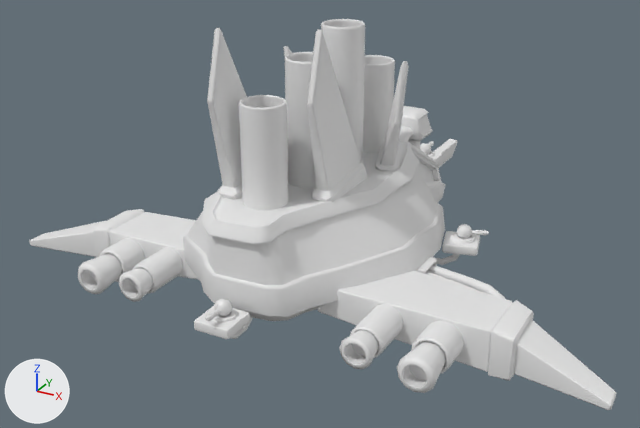
An edit to the FBX model SpacePiratesProject/Assets/FBX/SM_ShipShell_003.fbx, drawn before and after from the same camera.
Camera for both pictures: a 50 mm lens placed at (36.2, -67.3, 37.1), pointed at (-2.4, 3.0, 1.9). Every picture has the same lights, and +X, +Y and +Z are marked at lower left. Where no turn or scale is listed for an object, it has been applied to the vertices. Vertices at the same position are counted once.

The first picture shows 'SM_ShipShell_Roof', 'SM_ShipShell_Wings_Holo', 'SM_Shipshell_Body'.
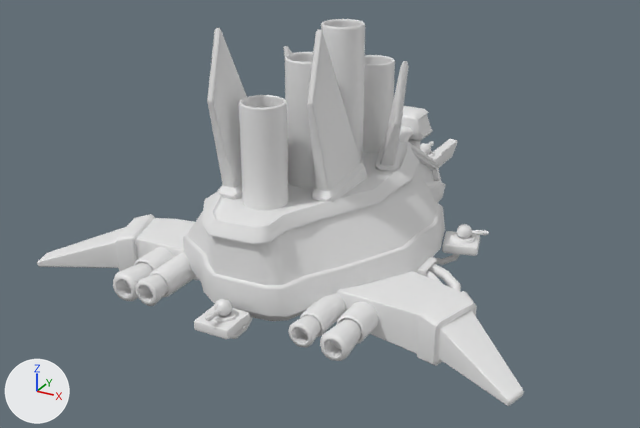
Commit message: Fixed ShipShell_003 - Jordan

Location of each change, (x1, y1, x2, y2) in pixels of the pictures (640 x 428 px; the box of a moved part takes in the faces that stretch with it):
```json
{"object": "SM_ShipShell_Wings_Holo", "change": "reshaped, moved", "before": [29, 139, 616, 410], "after": [37, 139, 524, 406], "on screen": "17% narrower"}
{"part": 1, "of": "me_mesh", "change": "moved or reshaped", "before": [350, 304, 403, 358], "after": [336, 301, 379, 344]}
{"part": 2, "of": "me_mesh", "change": "moved or reshaped", "before": [397, 341, 446, 393], "after": [320, 318, 362, 361]}
{"part": 3, "of": "me_mesh", "change": "moved or reshaped", "before": [132, 247, 183, 294], "after": [300, 294, 346, 337]}
{"part": 4, "of": "me_mesh", "change": "moved or reshaped", "before": [339, 330, 379, 369], "after": [288, 315, 321, 348]}
{"part": 5, "of": "me_mesh", "change": "moved or reshaped", "before": [78, 253, 122, 294], "after": [113, 262, 153, 301]}
{"part": 6, "of": "me_mesh", "change": "moved or reshaped", "before": [119, 268, 153, 302], "after": [135, 274, 168, 306]}
{"part": 7, "of": "me_mesh", "change": "moved or reshaped", "before": [100, 238, 145, 282], "after": [149, 252, 196, 298]}
{"part": 8, "of": "me_mesh", "change": "moved or reshaped", "before": [411, 320, 464, 374], "after": [134, 247, 174, 270]}
{"part": 9, "of": "me_mesh", "change": "rebuilt", "before": [426, 271, 476, 290], "after": [426, 270, 443, 284], "on screen": "65% narrower, 25% shorter"}
{"part": 10, "of": "me_mesh", "change": "rebuilt", "before": [427, 265, 505, 299], "after": [428, 264, 461, 292]}
{"part": 11, "of": "me_mesh", "change": "rebuilt", "before": [317, 271, 616, 410], "after": [337, 271, 524, 406]}
{"part": 12, "of": "me_mesh", "change": "rebuilt", "before": [29, 209, 199, 280], "after": [37, 214, 199, 280], "on screen": "7% shorter"}
```

Scene script edits in JSON lines:
```json
{"block": "me_mesh", "where": "# used by ob_sm_shipshell_wings_holo; location = (-0.59, 9.56, -1.31)"}
{"op": "remove", "block": "me_mesh", "code": "me_mesh.from_pydata(...)  # 1029 vertices, 1790 faces; spans x -29.5..29.5, y -23.8..23.8, z -2.4..2.4"}
{"op": "add", "block": "me_mesh", "code": "me_mesh.from_pydata(...)  # 945 vertices, 1622 faces; spans x -24.5..24.5, y -24.0..24.0, z -2.4..2.4"}
{"block": "me_mesh", "change": "me_mesh part 1: the loose piece of 70 vertices spanning x 9.3..12.2, y -22.0..-17.2, z -0.9..2.0 is scaled about its middle by (0.923, 1.2, 0.923), then moved by (-0.8, 2.0, -0.2)"}
{"block": "me_mesh", "change": "me_mesh part 2: the loose piece of 61 vertices spanning x 14.1..17.4, y -23.7..-20.2, z -1.6..1.7 is scaled about its middle by (0.804, 1, 0.804), then moved by (-5.8, 0.2, 0.3)"}
{"block": "me_mesh", "change": "me_mesh part 3: the loose piece of 70 vertices spanning x -13.2..-10.2, y -22.0..-17.2, z -0.9..2.0 is scaled about its middle by (-0.812, 1, 0.812), then moved by (18.7, 0.2, 0.2)"}
{"block": "me_mesh", "change": "me_mesh part 4: the loose piece of 61 vertices spanning x 9.3..12.2, y -23.8..-21.6, z -0.9..2.0 is scaled about its middle by (0.812, 1, 0.812), then moved by (-3.7, 0.2, 0.2)"}
{"block": "me_mesh", "change": "me_mesh part 5: the loose piece of 61 vertices spanning x -18.3..-15.0, y -23.7..-20.2, z -1.6..1.7 is scaled about its middle by (0.9, 1, 0.9), then moved by (5.4, 0.2, 0.2)"}
{"block": "me_mesh", "change": "me_mesh part 6: the loose piece of 61 vertices spanning x -13.1..-10.2, y -23.8..-21.6, z -0.9..2.0 is scaled about its middle by (0.901, 1, 0.901), then moved by (3.3, -0.2, 0.2)"}
{"block": "me_mesh", "change": "me_mesh part 7: the loose piece of 70 vertices spanning x -18.4..-15.0, y -20.6..-14.9, z -1.6..1.8 is scaled about its middle by (0.785, 0.831, 0.785), then moved by (8.3, -2.0, 0.6)"}
{"block": "me_mesh", "change": "me_mesh part 8: the loose piece of 70 vertices spanning x 14.0..17.4, y -20.6..-14.9, z -1.6..1.8 is scaled about its middle by (-0.9, 1, 0.9), then moved by (-27.0, 0.2, 0.2)"}
{"block": "me_mesh", "change": "me_mesh part 9: the loose piece of 112 vertices spanning x 9.1..17.6, y -13.4..-8.9, z -0.4..1.3 is rebuilt with 70 vertices and now spans x 10.9..14.7, y -13.2..-8.7, z -0.1..1.6"}
{"block": "me_mesh", "change": "me_mesh part 10: the loose piece of 112 vertices spanning x 9.1..18.7, y -12.5..-7.4, z -0.6..1.4 is rebuilt with 70 vertices and now spans x 11.5..15.8, y -12.3..-7.2, z -0.4..1.5"}
{"block": "me_mesh", "change": "me_mesh part 11: the loose piece of 72 vertices spanning x 4.2..29.5, y -18.8..-10.4, z -2.4..2.3 is rebuilt with 72 vertices and now spans x 5.5..24.5, y -21.7..-10.2, z -2.4..2.3"}
{"block": "me_mesh", "change": "me_mesh part 12: the loose piece of 72 vertices spanning x -29.5..-7.4, y -18.8..-10.4, z -2.4..2.3 is rebuilt with 72 vertices and now spans x -24.5..-6.1, y -21.7..-10.2, z -2.4..2.3"}
{"op": "set", "path": "ob_sm_shipshell_wings_holo.location", "old": "(-0.59, 9.56, -1.31)", "new": "(-1.86, 9.37, -1.31)"}
```
